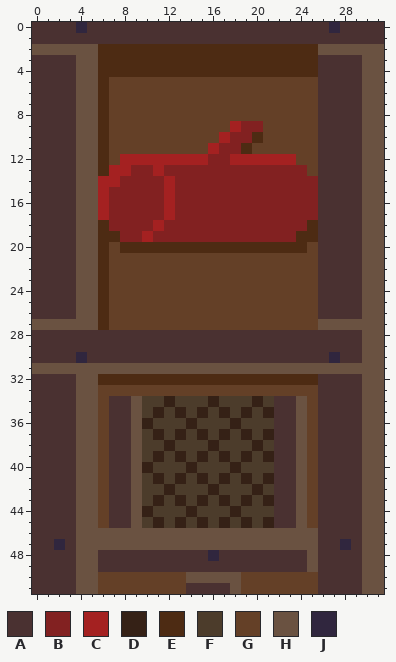
File history of a pixel-art sprite, kingslayer/resources/images/resource_collector_red.png. The picture above was drawn from the file before the commit.
The file is 32x52 pixels. Colours within 5 levels of each other are drawn and written as one.
Palette (. is transparent): A #4a3131  B #822121  C #a42121  D #352116  E #4d2b13  F #4c3c2b  G #644027  H #6a5241  J #30263e
Pixels before, first column x 0:
 0 AAAAJAAAAAAAAAAAAAAAAAAAAAAJAAAA
 1 AAAAAAAAAAAAAAAAAAAAAAAAAAAAAAAA
 2 HHHHHHEEEEEEEEEEEEEEEEEEEEHHHHHH
 3 AAAAHHEEEEEEEEEEEEEEEEEEEEAAAAHH
 4 AAAAHHEEEEEEEEEEEEEEEEEEEEAAAAHH
 5 AAAAHHEGGGGGGGGGGGGGGGGGGGAAAAHH
 6 AAAAHHEGGGGGGGGGGGGGGGGGGGAAAAHH
 7 AAAAHHEGGGGGGGGGGGGGGGGGGGAAAAHH
 8 AAAAHHEGGGGGGGGGGGGGGGGGGGAAAAHH
 9 AAAAHHEGGGGGGGGGGGCBBGGGGGAAAAHH
10 AAAAHHEGGGGGGGGGGCBBEGGGGGAAAAHH
11 AAAAHHEGGGGGGGGGCBBEGGGGGGAAAAHH
12 AAAAHHEGCCCCCCCCBBCCCCCCGGAAAAHH
13 AAAAHHECCBBCBBBBBBBBBBBBBGAAAAHH
14 AAAAHHCCBBBBCBBBBBBBBBBBBBAAAAHH
15 AAAAHHCBBBBBCBBBBBBBBBBBBBAAAAHH
16 AAAAHHCBBBBBCBBBBBBBBBBBBBAAAAHH
17 AAAAHHCBBBBBCBBBBBBBBBBBBBAAAAHH
18 AAAAHHEBBBBCBBBBBBBBBBBBBEAAAAHH
19 AAAAHHEEBBCBBBBBBBBBBBBBEEAAAAHH
20 AAAAHHEGEEEEEEEEEEEEEEEEEGAAAAHH
21 AAAAHHEGGGGGGGGGGGGGGGGGGGAAAAHH
22 AAAAHHEGGGGGGGGGGGGGGGGGGGAAAAHH
23 AAAAHHEGGGGGGGGGGGGGGGGGGGAAAAHH
24 AAAAHHEGGGGGGGGGGGGGGGGGGGAAAAHH
25 AAAAHHEGGGGGGGGGGGGGGGGGGGAAAAHH
26 AAAAHHEGGGGGGGGGGGGGGGGGGGAAAAHH
27 HHHHHHEGGGGGGGGGGGGGGGGGGGHHHHHH
28 AAAAAAAAAAAAAAAAAAAAAAAAAAAAAAHH
29 AAAAAAAAAAAAAAAAAAAAAAAAAAAAAAHH
30 AAAAJAAAAAAAAAAAAAAAAAAAAAAJAAHH
31 HHHHHHHHHHHHHHHHHHHHHHHHHHHHHHHH
32 AAAAHHEEEEEEEEEEEEEEEEEEEEAAAAHH
33 AAAAHHGGGGGGGGGGGGGGGGGGGGAAAAHH
34 AAAAHHGAAHFFDFFFDFFFDFAAHGAAAAHH
35 AAAAHHGAAHFDFDFDFDFDFDAAHGAAAAHH
36 AAAAHHGAAHDFFFDFFFDFFFAAHGAAAAHH
37 AAAAHHGAAHFDFDFDFDFDFDAAHGAAAAHH
38 AAAAHHGAAHFFDFFFDFFFDFAAHGAAAAHH
39 AAAAHHGAAHFDFDFDFDFDFDAAHGAAAAHH
40 AAAAHHGAAHDFFFDFFFDFFFAAHGAAAAHH
41 AAAAHHGAAHFDFDFDFDFDFDAAHGAAAAHH
42 AAAAHHGAAHFFDFFFDFFFDFAAHGAAAAHH
43 AAAAHHGAAHFDFDFDFDFDFDAAHGAAAAHH
44 AAAAHHGAAHDFFFDFFFDFFFAAHGAAAAHH
45 AAAAHHGAAHFDFDFDFDFDFDAAHGAAAAHH
46 AAAAHHHHHHHHHHHHHHHHHHHHHHAAAAHH
47 AAJAHHHHHHHHHHHHHHHHHHHHHHAAJAHH
48 AAAAHHAAAAAAAAAAJAAAAAAAAHAAAAHH
49 AAAAHHAAAAAAAAAAAAAAAAAAAHAAAAHH
50 AAAAHHGGGGGGGGHHHHHGGGGGGGAAAAHH
51 AAAAHHGGGGGGGGAAAAHGGGGGGGAAAAHH
After:
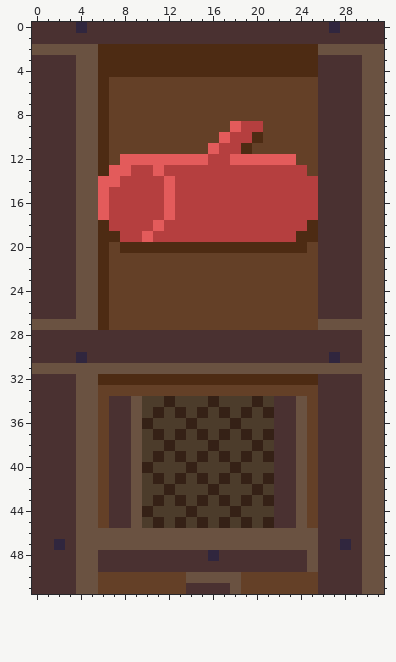
Difference:
colour B: #822121 -> #b53f3f
colour C: #a42121 -> #e35b5b
